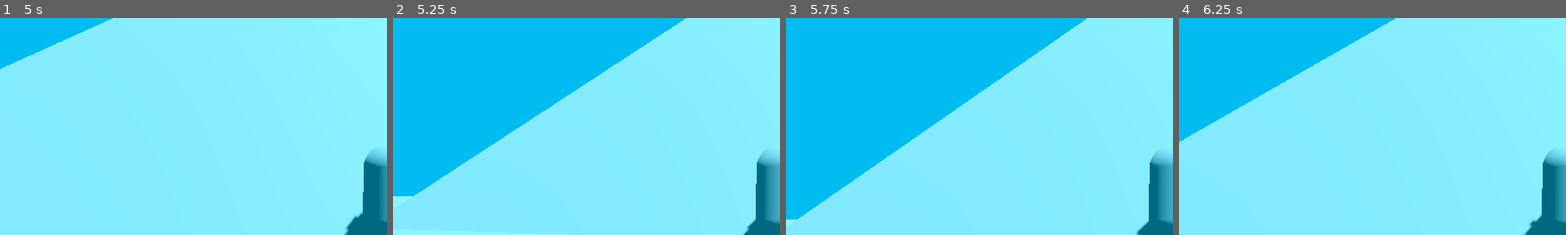
Above: before the commit, frames 1-4 (left to right).
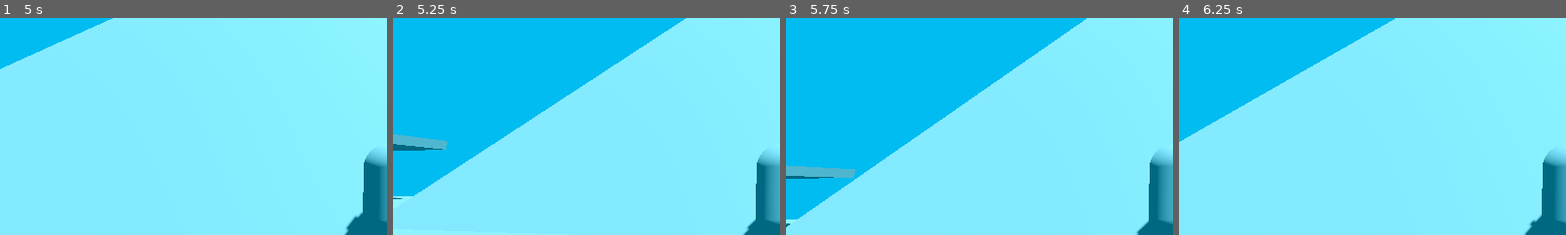
Above: after the commit, the same moments.

Repository: jackmenty/2025-Game
Game: Godot game, scene res://Scenes/Start_screen.tscn
Same seed, same stepped clock (60 frames per second), same inputs: the game is played once before the commit and once after it.
Inputs (mouse positions are % of the whole screen's width and height, from its top left):
- Up to frame 1 (5 s): click "PLAY" at 0.5 s; tap Enter at 1.25 s; move the mouse to (55, 50) at 1.27 s; hold Shift (sprint) 1.28-2.03 s; hold W (move_forward) from 1.28 s (still down); tap Space (jump) at 1.52, 2.27, 3.5, 3.77, 4.52 s; move the mouse to (45, 50) at 2.02 s; tap Shift (sprint) at 2.1, 3.6 s; move the mouse to (52, 48) at 2.77 s; hold Shift (sprint) 2.78-3.53 s; move the mouse to (49, 52) at 3.52 s; move the mouse to (57, 51) at 4.27 s; hold Shift (sprint) from 4.28 s (still down)
- Up to frame 2 (5.25 s): keep holding W (move_forward); tap Enter at 5 s; move the mouse to (42, 49) at 5.02 s; release Shift (sprint) at 5.03 s; tap Shift (sprint) at 5.1 s
- Up to frame 3 (5.75 s): keep holding W (move_forward); tap Space (jump) at 5.27 s
- Up to frame 4 (6.25 s): keep holding W (move_forward); move the mouse to (51, 50) at 5.77 s; hold Shift (sprint) from 5.78 s (still down)
The pictures show only the part of the screen within x 0-50%, y 21-71%; the shares and areas given below are measured in that part.

Frame 1 is identical in both runs. In frame 2, 0.8% of the frame differs, in the area x 0-15%, y 53-84%; in frame 3, 0.9%, in the area x 0-19%, y 67-97%; in frame 4, nothing differs.

Commit message:
testing moving platform

Diff:
--- a/Scenes/Test_level.tscn
+++ b/Scenes/Test_level.tscn
@@ -18,6 +18,14 @@
 }
 point_count = 2
 
+[sub_resource type="Curve3D" id="Curve3D_bsmh7"]
+resource_local_to_scene = true
+_data = {
+"points": PackedVector3Array(0, 0, 0, 0, 0, 0, 0.0010376, -2.22058, 0.139896, 0, 0, 0, 0, 0, 0, -0.429527, -2.22058, -55.188),
+"tilts": PackedFloat32Array(0, 0)
+}
+point_count = 2
+
 [node name="Level" type="Node3D"]
 transform = Transform3D(1, 0, 0, 0, 1, 0, 0, 0, 1, 0, 4.44116, 0)
 
@@ -218,3 +226,7 @@
 [node name="Moving_Platform" parent="." instance=ExtResource("6_ffya3")]
 transform = Transform3D(-8.74228e-08, 0, -2, 0, 2, 0, 2, 0, -8.74228e-08, -28.2713, 6.72626, 27.5311)
 curve = SubResource("Curve3D_ffya3")
+
+[node name="Moving_Platform2" parent="." instance=ExtResource("6_ffya3")]
+transform = Transform3D(2, 0, 0, 0, 2, 0, 0, 0, 2, -52.131, 8.29764, 49.4187)
+curve = SubResource("Curve3D_bsmh7")
--- a/Scenes/moving_platform.tscn
+++ b/Scenes/moving_platform.tscn
@@ -5,6 +5,21 @@
 
 [sub_resource type="BoxShape3D" id="BoxShape3D_vvyo4"]
 size = Vector3(7.15981, 0.590019, 6.11325)
+
+[sub_resource type="Animation" id="Animation_tdwu5"]
+length = 0.001
+tracks/0/type = "value"
+tracks/0/imported = false
+tracks/0/enabled = true
+tracks/0/path = NodePath("../PathFollow3D:progress_ratio")
+tracks/0/interp = 1
+tracks/0/loop_wrap = true
+tracks/0/keys = {
+"times": PackedFloat32Array(0),
+"transitions": PackedFloat32Array(1),
+"update": 0,
+"values": [0.0]
+}
 
 [sub_resource type="Animation" id="Animation_anqd2"]
 resource_name = "moving"
@@ -21,21 +36,6 @@
 "transitions": PackedFloat32Array(1, 1),
 "update": 0,
 "values": [0.0, 1.0]
-}
-
-[sub_resource type="Animation" id="Animation_tdwu5"]
-length = 0.001
-tracks/0/type = "value"
-tracks/0/imported = false
-tracks/0/enabled = true
-tracks/0/path = NodePath("../PathFollow3D:progress_ratio")
-tracks/0/interp = 1
-tracks/0/loop_wrap = true
-tracks/0/keys = {
-"times": PackedFloat32Array(0),
-"transitions": PackedFloat32Array(1),
-"update": 0,
-"values": [0.0]
 }
 
 [sub_resource type="AnimationLibrary" id="AnimationLibrary_0773j"]
Not shown: 1 places in Scenes/Test_level.tscn that only renumber resources
